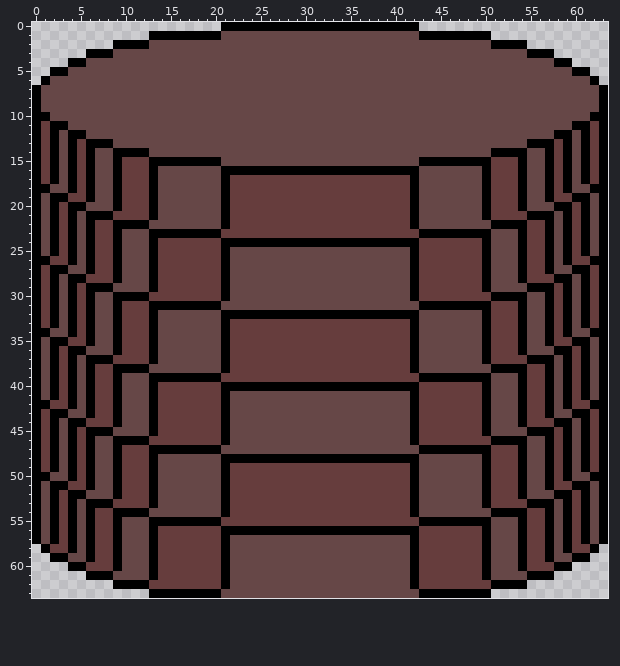
Pixel-art sprite, stored at android/assets/floor/clmn.png. Above: the version before the commit.
The file is 64x64 pixels.
New version:
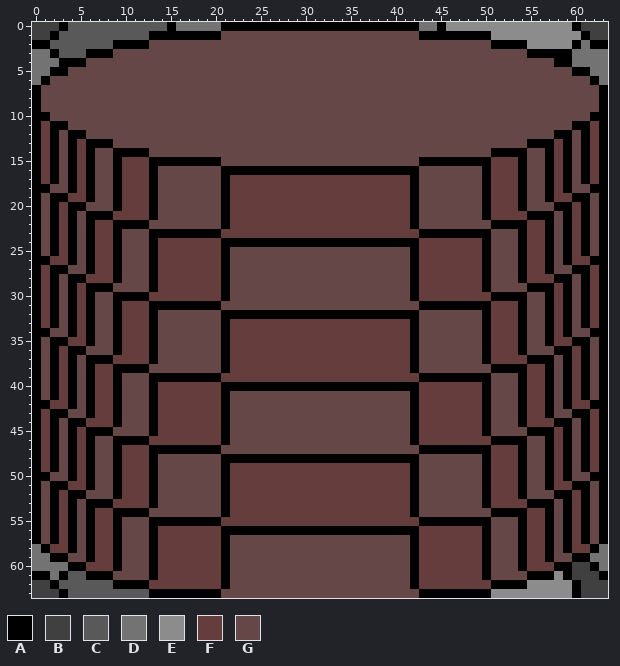
Palette (. is transparent): A #000000  B #404040  C #595959  D #737373  E #8c8c8c  F #663d3d  G #664747
Changes in this commit:
Changed rows in their new state; - is an unchanged pixel.
first column x 0:
 0 BBBACCCCCCCCCCCADDDDD----------------------DDAEEEEEEEEEEEEEEABBB
 1 BBACCCCCCCCCC--------------------------------------EEEEEEEEEEABB
 2 AACCCCCCC----------------------------------------------EEEEEADAA
 3 DDACCC----------------------------------------------------AADDDD
 4 DDDA--------------------------------------------------------DDDD
 5 DD------------------------------------------------------------DD
 6 D--------------------------------------------------------------D
first column x 0:
58 D--------------------------------------------------------------D
59 DD------------------------------------------------------------DD
60 DDDD--------------------------------------------------------BBAD
61 AADACC----------------------------------------------------EABBBA
62 BBACCCCCC----------------------------------------------EEEEEABBB
63 BBBACCCCCCCCC--------------------------------------EEEEEEEEEABBB
Changed places in both pictures, as pixel boxes (x1, y1, x2, y2):
added: (32, 22, 221, 85)
added: (419, 22, 608, 85)
added: (32, 544, 149, 598)
added: (491, 544, 608, 598)
